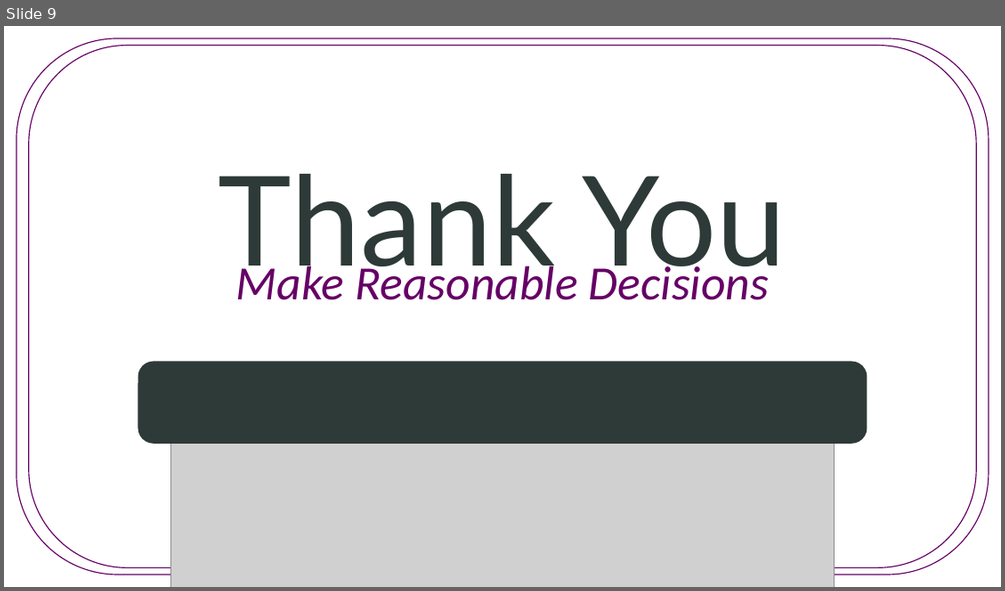
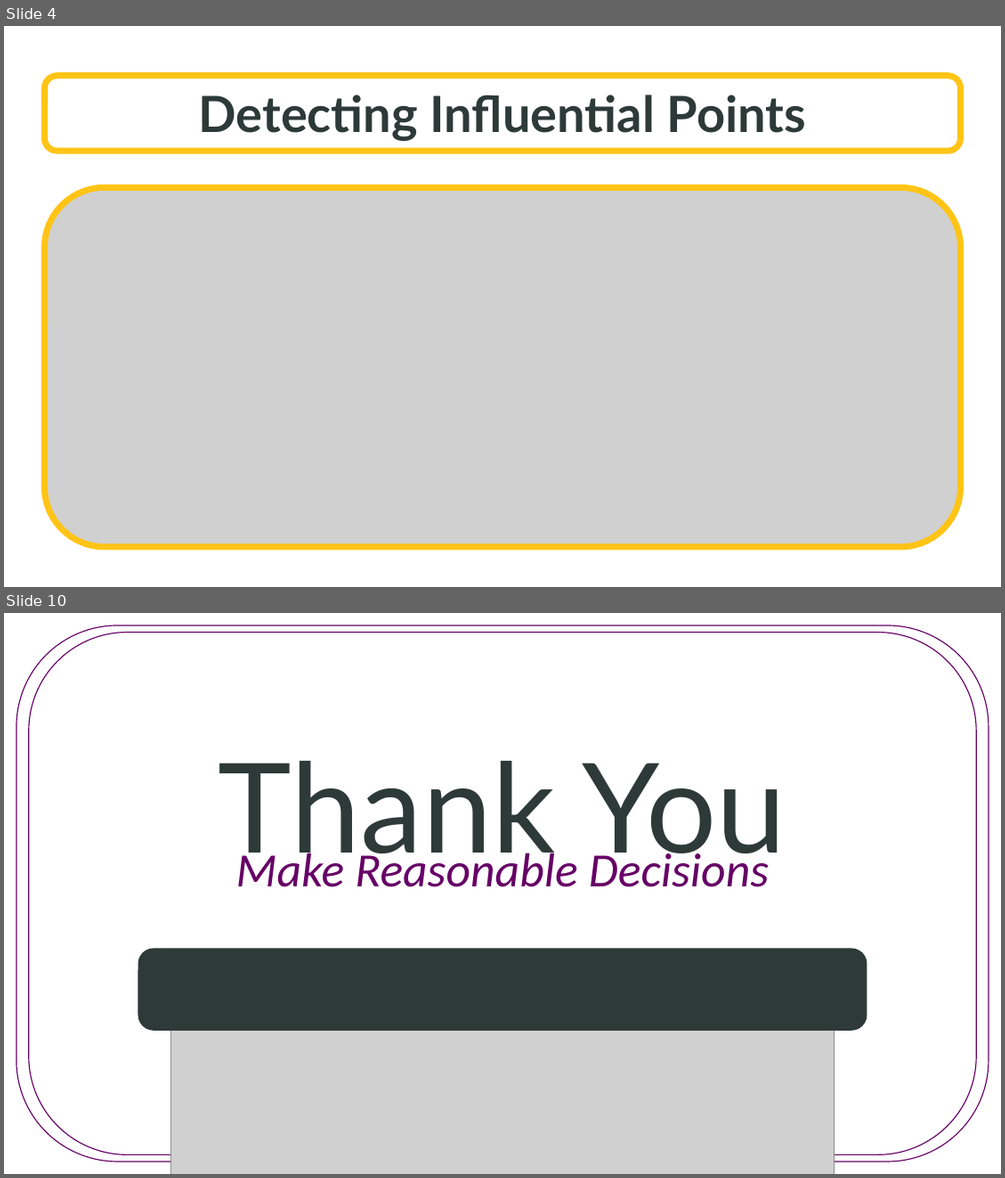
Before and after one commit to SuperMarioGiacomazzo/STOR455_WEBSITE, a slide deck: Lectures/7 - Outliers and Influential Points.pptx. Shown one above the other, each under a label of ours: slide 9 before the commit, slides 4 and 10 after it; the slides between them are not shown. The pictures are 1005x591 and 1005x1178 pixels, drawn with LibreOffice and Linux fonts; fonts in the diff are those of the drawing; grey boxes stand for pictures; background and template pictures are left out. Boxes give left, top, right and bottom in pixels: in the first picture for what was removed or moved away, otherwise in the second. Text is boxed around its words. In the diff, an @@ line names an element or a change of style, - is before the commit and + after.

```diff
--- a/Lectures/7 - Outliers and Influential Points.pptx
+++ b/Lectures/7 - Outliers and Influential Points.pptx
@@ slide 4 added at [4,26,1001,587], background picture (left out) @@
@@ rounded rectangle added at [44,75,961,151], fill #FFFFFF at 70% opacity, outline #FFC416 6 pt, 48 pt, text #2D3A37, bold @@
+Detecting Influential Points
@@ picture added at [44,187,961,547] @@
@@ what was slide 9 is now slide 10 @@
```
Also in this commit, not shown: 2 slides changed, 6 other slides added, 6 slides removed, 18 other files.
